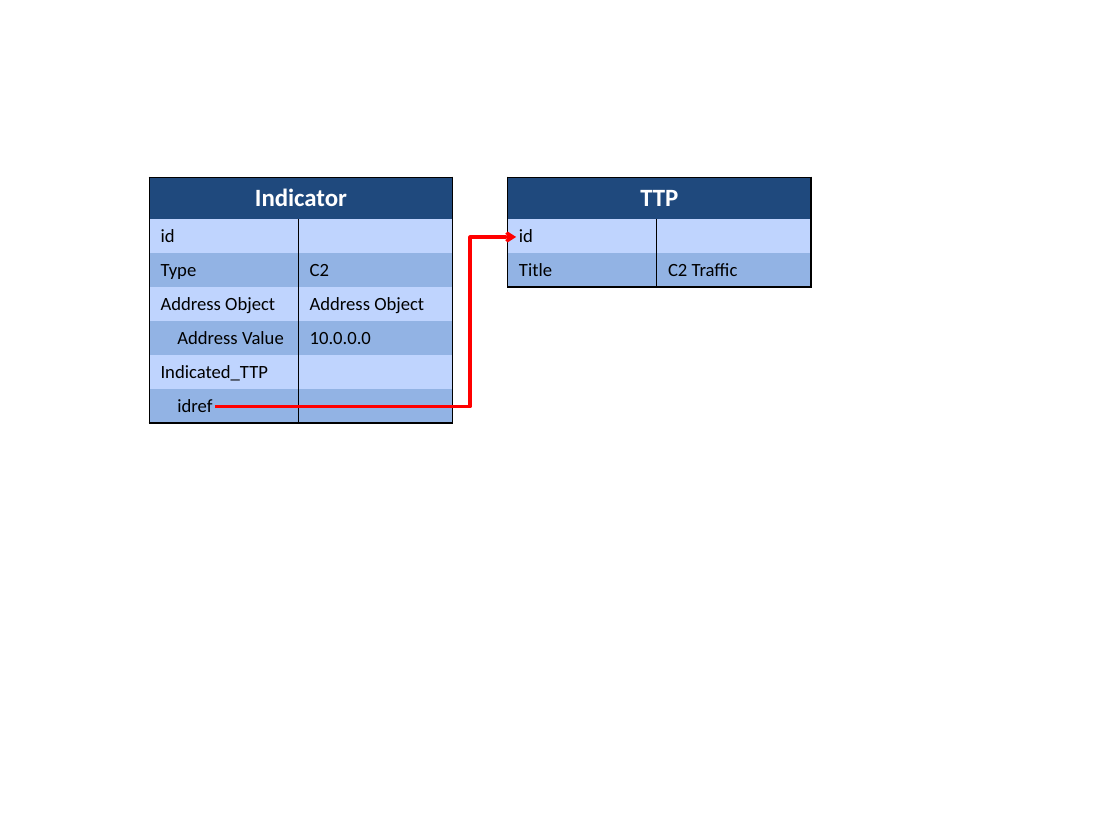
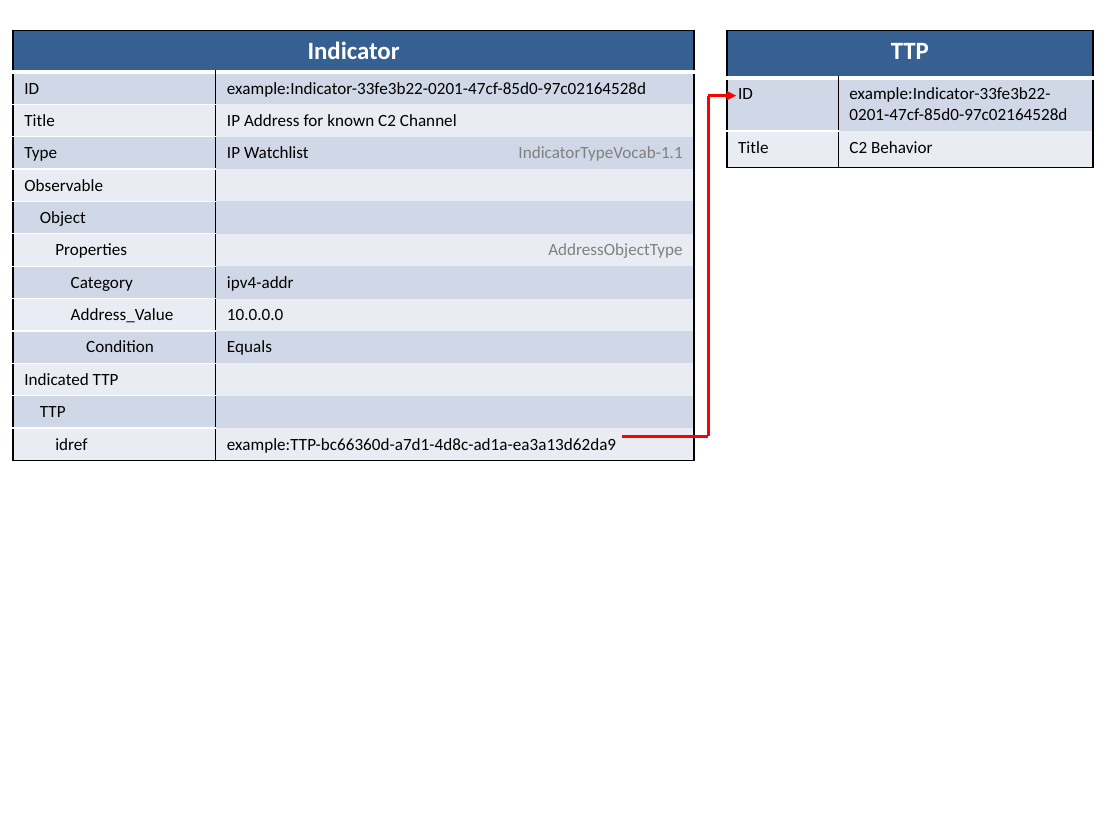
Before and after one commit to STIXProject/stixproject.github.io, a slide deck: slide 1 of _drafts/idiom-draft/diagram.pptx. Drawn at 1120x840 pixels with LibreOffice and Linux fonts; fonts in the diff are those of the drawing. Boxes give left, top, right and bottom in pixels: in the first picture for what was removed or moved away, otherwise in the second. Text is boxed around its words. In the diff, an @@ line names an element or a change of style, - is before the commit and + after.

```diff
--- a/_drafts/idiom-draft/diagram.pptx
+++ b/_drafts/idiom-draft/diagram.pptx
@@ table at [13, 30, 694, 457] @@
-Indicator | 
-id | 
-Type | C2
-Address Object | Address Object
-Address Value | 10.0.0.0
-Indicated_TTP | 
-idref | 
+Indicator |  | 
+ID | example:Indicator-33fe3b22-0201-47cf-85d0-97c02164528d | 
+Title | IP Address for known C2 Channel | 
+Type | IP Watchlist | IndicatorTypeVocab-1.1
+Observable |  | 
+Object |  | 
+Properties |  | AddressObjectType
+Category | ipv4-addr | 
+Address_Value | 10.0.0.0 | 
+Condition | Equals | 
+Indicated TTP |  | 
+TTP |  | 
+idref | example:TTP-bc66360d-a7d1-4d8c-ad1a-ea3a13d62da9 | 
@@ table: place and size @@
-table at [149, 177, 452, 421]
+table at [13, 30, 694, 457]
@@ table added at [727, 30, 1092, 167], 3 rows, 2 columns @@
+TTP | 
+ID | example:Indicator-33fe3b22-0201-47cf-85d0-97c02164528d
+Title | C2 Behavior
@@ line added from (708, 437) to (708, 95), #FF0000 2 pt @@
@@ arrow added from (708, 95) to (736, 95), #FF0000 2 pt @@
@@ table removed at [507, 177, 811, 286], 3 rows, 2 columns @@
-TTP | 
-id | 
-Title | C2 Traffic
@@ elbow arrow removed from (215, 407) to (516, 237) @@
@@ line added from (622, 437) to (708, 437), #FF0000 2 pt @@
```
Also in this commit, not shown: 28 other files.
